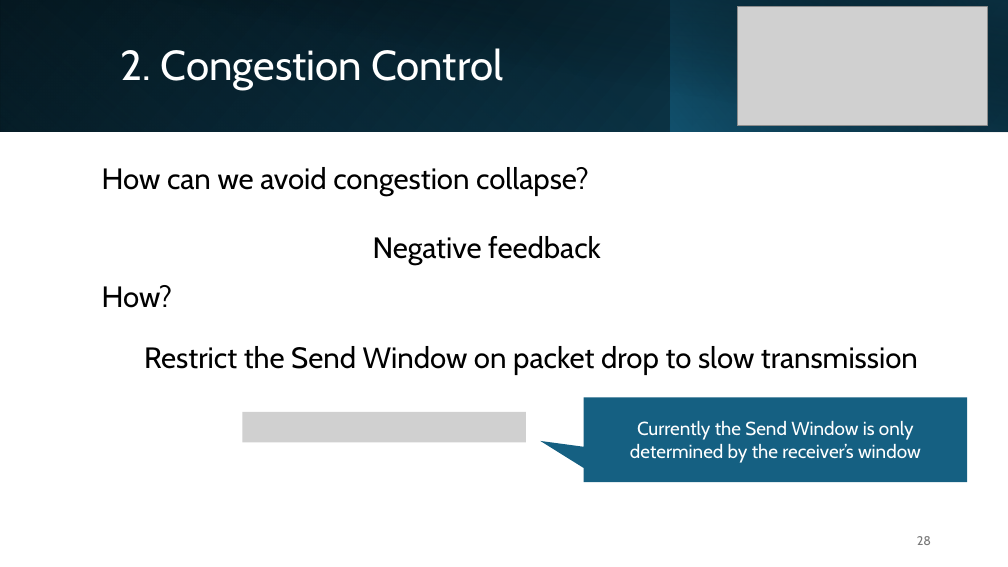
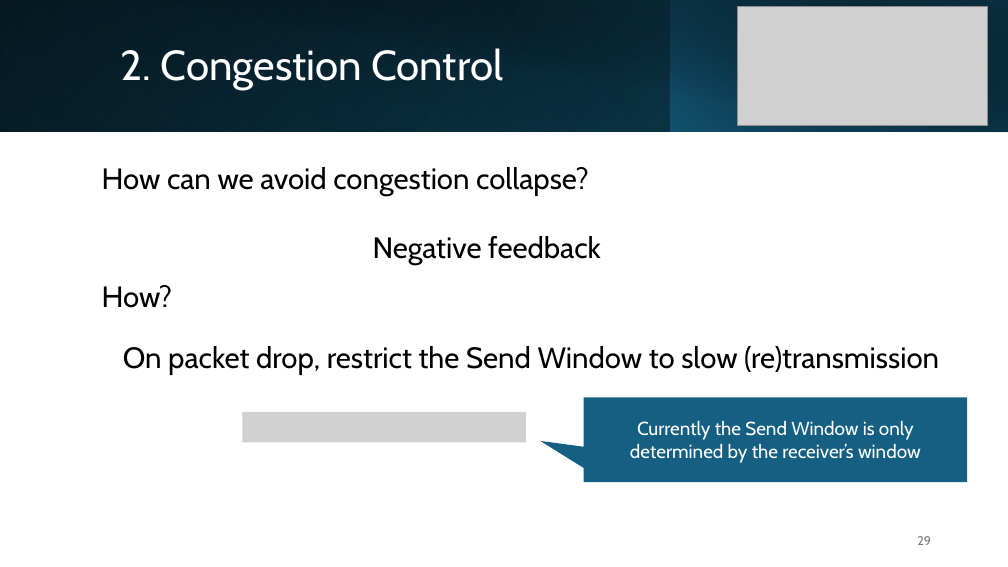
Before and after one commit to michaelgalle/ComputerNetworks, a slide deck: slide 29 of Introduction to Networks - TCP congestion - slides.pptx (slide 28 before the commit). Drawn at 1008x567 pixels with LibreOffice and Linux fonts; fonts in the diff are those of the drawing; grey boxes stand for pictures. Boxes give left, top, right and bottom in pixels: in the first picture for what was removed or moved away, otherwise in the second. Text is boxed around its words. In the diff, an @@ line names an element or a change of style, - is before the commit and + after.

```diff
--- a/Introduction to Networks - TCP congestion - slides.pptx
+++ b/Introduction to Networks - TCP congestion - slides.pptx
@@ text at (x1=123, y1=346, x2=939, y2=375): text changed @@
-Restrict the Send Window on packet drop to slow transmission
+On packet drop, restrict the Send Window to slow (re)transmission
@@ page number at (x1=917, y1=536, x2=931, y2=545): text changed @@
-28
+29
```
Also in this commit, not shown: 15 other slides changed, 1 slide added, 1 other file.
